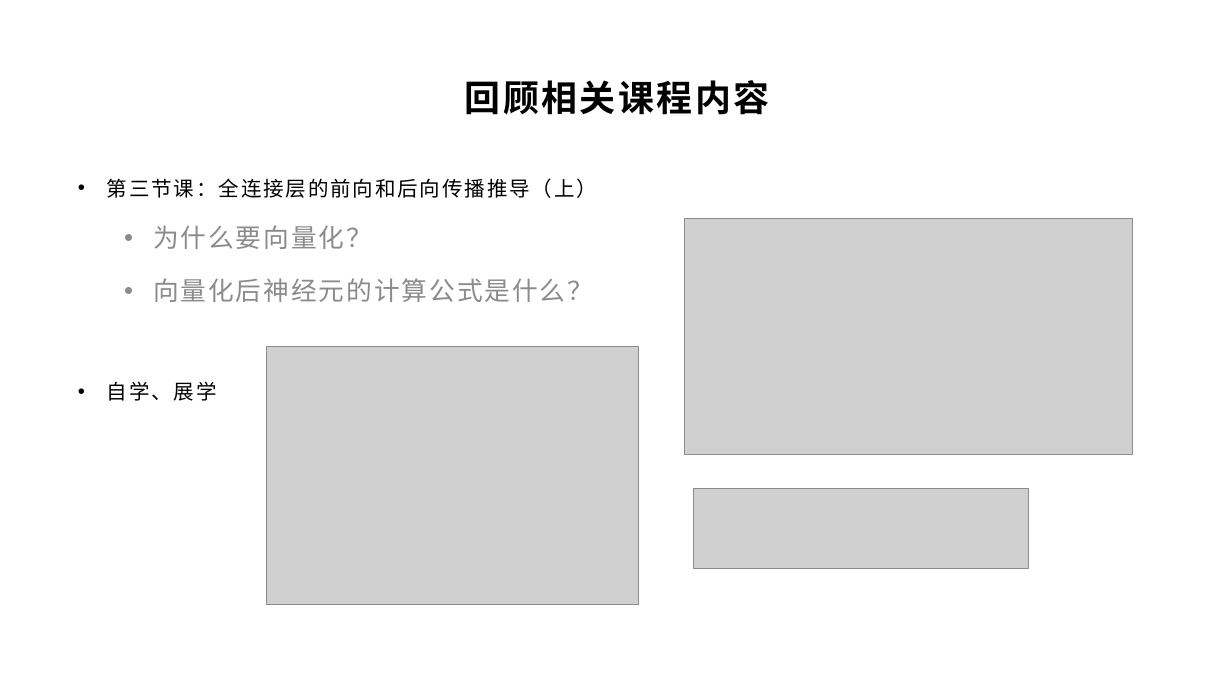
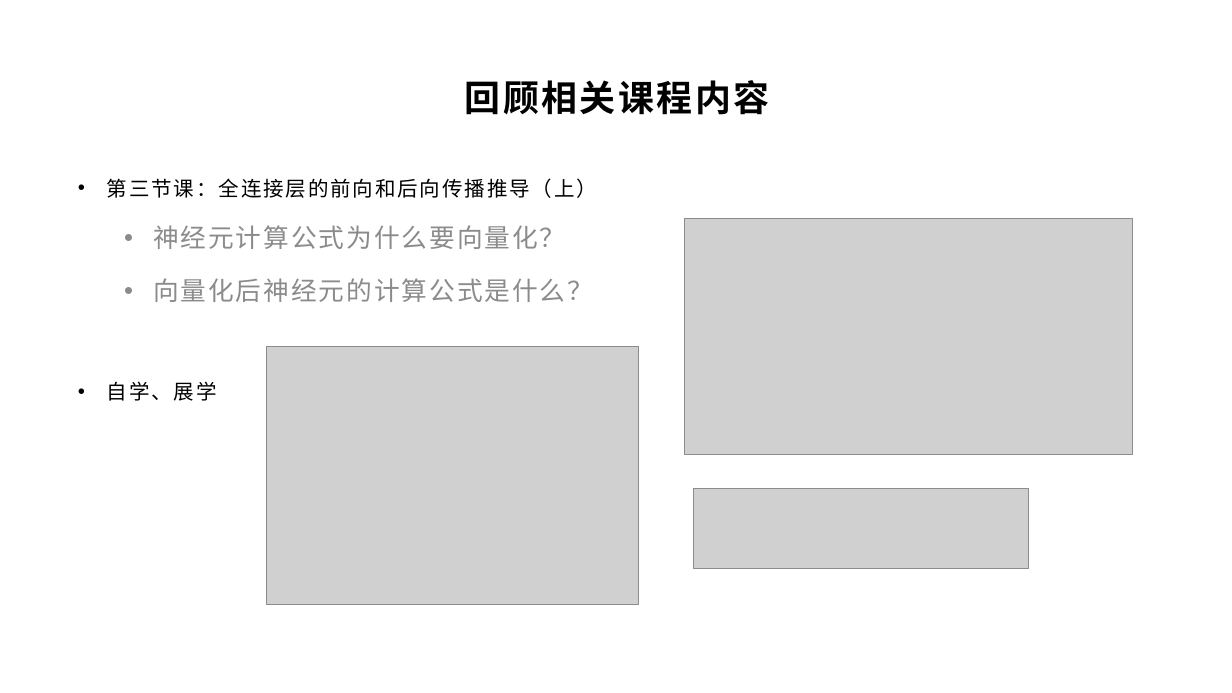
Before and after one commit to yyc-git/DeepLearningEdu, a slide deck: slide 4 of lessons/3_derivation/ppt/全连接层的前向和后向传播推导（中）.pptx. Drawn at 1232x693 pixels with LibreOffice and Linux fonts; fonts in the diff are those of the drawing; grey boxes stand for pictures; background and template pictures are left out. Boxes give left, top, right and bottom in pixels: in the first picture for what was removed or moved away, otherwise in the second. Text is boxed around its words. In the diff, an @@ line names an element or a change of style, - is before the commit and + after.

```diff
--- a/lessons/3_derivation/ppt/全连接层的前向和后向传播推导（中）.pptx
+++ b/lessons/3_derivation/ppt/全连接层的前向和后向传播推导（中）.pptx
@@ text at <box>153,225,566,249</box>: text changed @@
-  • 为什么要向量化？
+  • 神经元计算公式为什么要向量化？
```
Also in this commit, not shown: 4 other slides changed, 7 other files.
